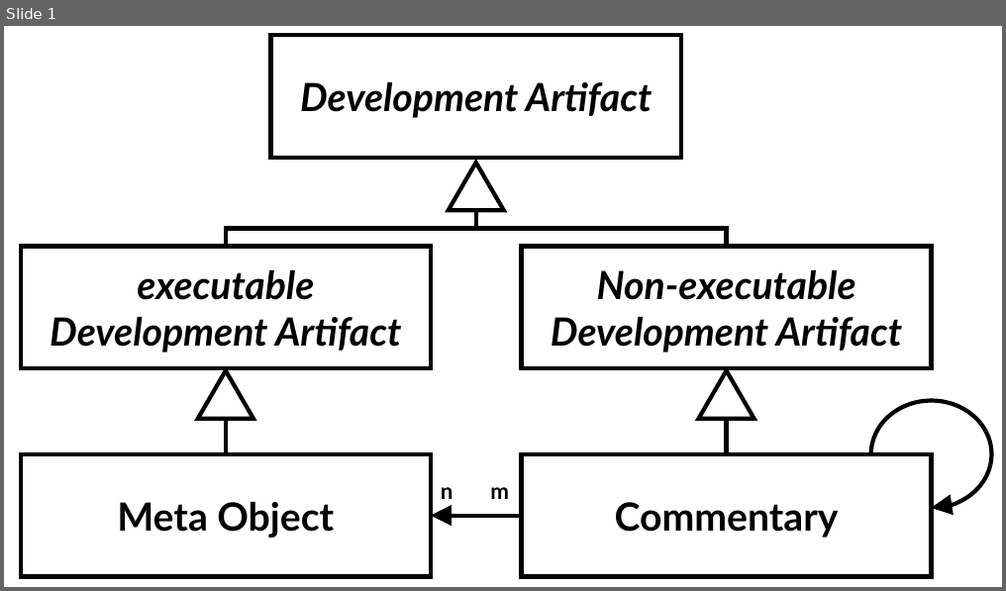
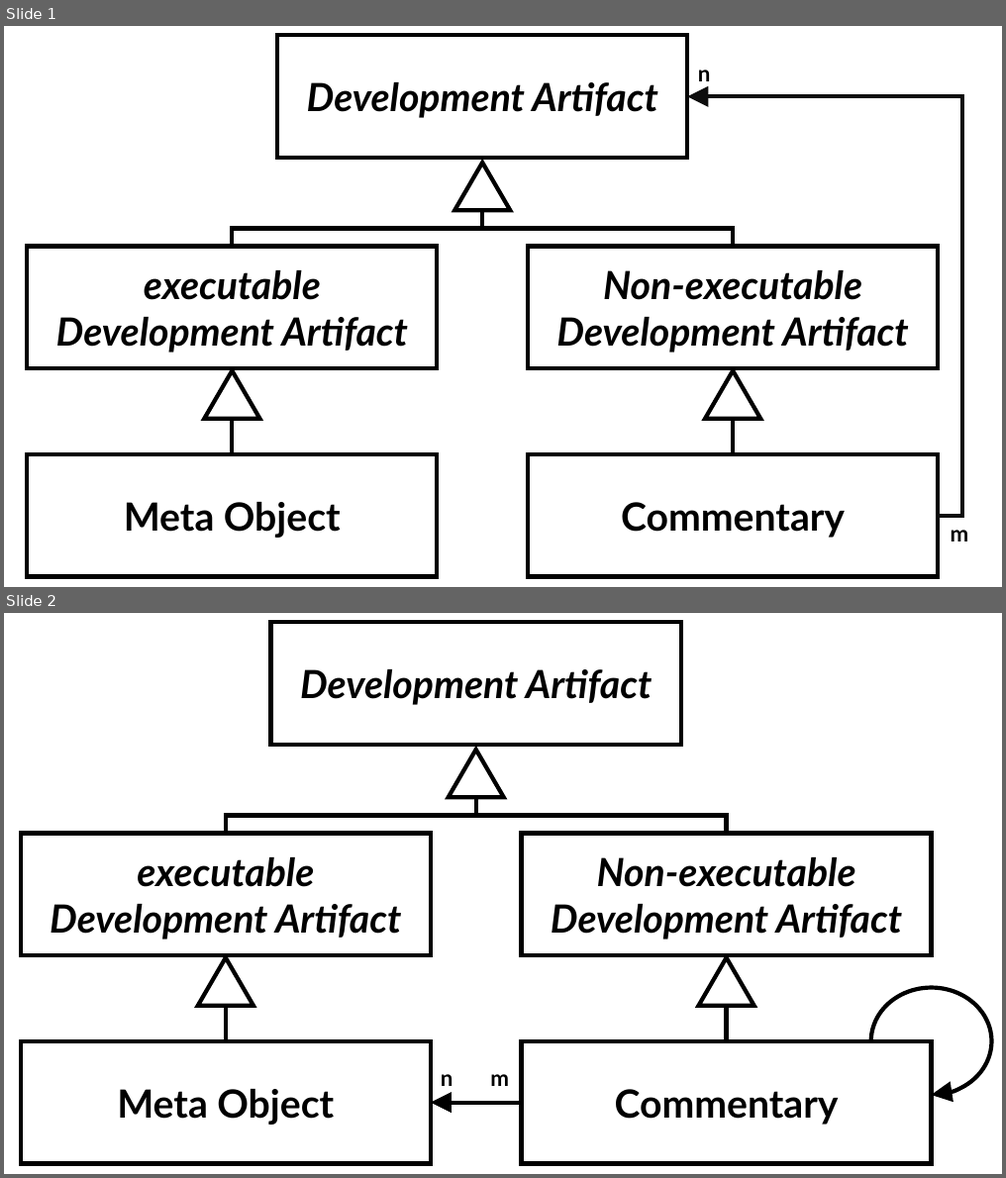
Before and after one commit to HPI-SWA-Lab/CommunityCodeReview, a slide deck: COP18/images/metamodel.pptx. Shown one above the other, each under a label of ours: slide 1 before the commit, slides 1 and 2 after it. The pictures are 1006x591 and 1006x1178 pixels, drawn with LibreOffice and Linux fonts; fonts in the diff are those of the drawing. Boxes give left, top, right and bottom in pixels: in the first picture for what was removed or moved away, otherwise in the second. Text is boxed around its words. In the diff, an @@ line names an element or a change of style, - is before the commit and + after.

Commit message:
[COP] Make commentare reference in meta model recursive

```diff
--- a/COP18/images/metamodel.pptx
+++ b/COP18/images/metamodel.pptx
@@ slide 1 added at [4, 26, 1002, 587], background #FFFFFF @@
@@ rectangle added at [277, 35, 687, 158], fill #FFFFFF, outline #000000 3 pt, 28 pt, text #000000, bold, italic @@
+Development Artifact
@@ text added at [698, 70, 711, 81], 16 pt, text #000000, bold @@
+n
@@ elbow arrow added from (938, 516) to (687, 97), #0D0D0D 3 pt @@
@@ triangle added at [455, 163, 511, 210], outline #000000 3 pt @@
@@ elbow line added from (482, 210) to (233, 247), #000000 3 pt @@
@@ elbow line added from (482, 210) to (733, 247), #000000 3 pt @@
@@ rectangle added at [27, 247, 437, 370], fill #FFFFFF, outline #000000 3 pt, 28 pt, text #000000, bold, italic @@
+executable
+Development Artifact
@@ rectangle added at [528, 247, 938, 370], fill #FFFFFF, outline #000000 3 pt, 28 pt, text #000000, bold, italic @@
+Non-executable
+Development Artifact
@@ triangle added at [205, 372, 260, 419], outline #000000 3 pt @@
@@ triangle added at [705, 372, 760, 419], outline #000000 3 pt @@
@@ line added from (233, 419) to (233, 454), #000000 3 pt @@
@@ line added from (733, 419) to (733, 454), #000000 3 pt @@
@@ rectangle added at [27, 454, 437, 576], fill #FFFFFF, outline #000000 3 pt, 28 pt, text #000000, bold @@
+Meta Object
@@ rectangle added at [528, 454, 938, 576], fill #FFFFFF, outline #000000 3 pt, 28 pt, text #000000, bold @@
+Commentary
@@ text added at [950, 530, 969, 542], 16 pt, text #000000, bold @@
+m
@@ what was slide 1 is now slide 2 @@
```
Also in this commit, not shown: 2 other files.
